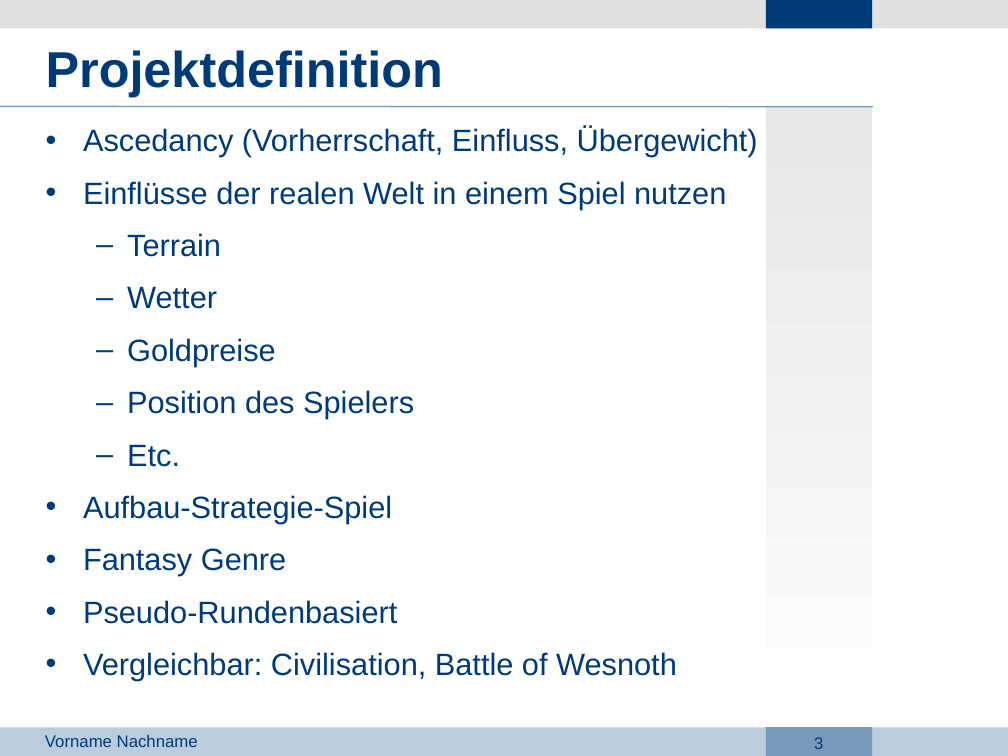
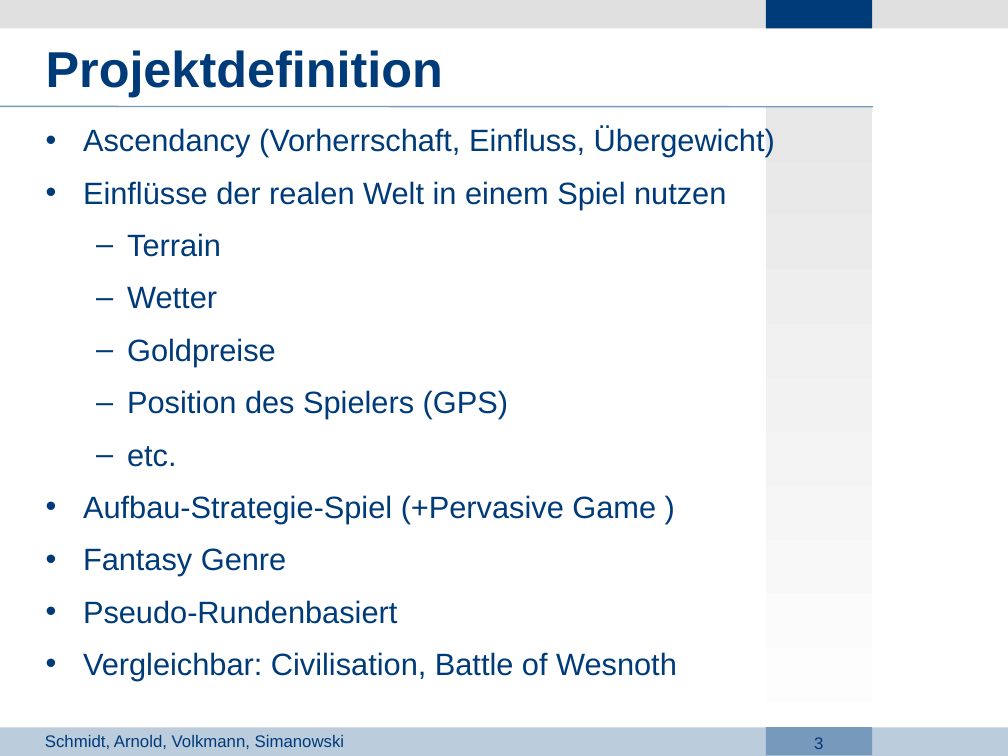
Before and after one commit to Lopt/ascendancy, a slide deck: slide 3 of docs/Projektdefinition/AI_PPT-Vorlage.odp. Drawn at 1008x756 pixels with LibreOffice and Linux fonts; fonts in the diff are those of the drawing; background and template pictures are left out. Boxes give left, top, right and bottom in pixels: in the first picture for what was removed or moved away, otherwise in the second. Text is boxed around its words. In the diff, an @@ line names an element or a change of style, - is before the commit and + after.

```diff
--- a/docs/Projektdefinition/AI_PPT-Vorlage.odp
+++ b/docs/Projektdefinition/AI_PPT-Vorlage.odp
@@ text at [83,127,775,157]: text changed @@
-• Ascedancy (Vorherrschaft, Einfluss, Übergewicht)
+• Ascendancy (Vorherrschaft, Einfluss, Übergewicht)
@@ text at [83,390,656,523]: text changed @@
-  – Position des Spielers
-  – Etc.
-• Aufbau-Strategie-Spiel
+  – Position des Spielers (GPS)
+  – etc.
+• Aufbau-Strategie-Spiel (+Pervasive Game )
@@ text at [45,735,344,749]: text changed @@
-Vorname Nachname
+Schmidt, Arnold, Volkmann, Simanowski
```
Also in this commit, not shown: 7 other slides changed, 5 slides added, 3 slides removed, 2 other files.
